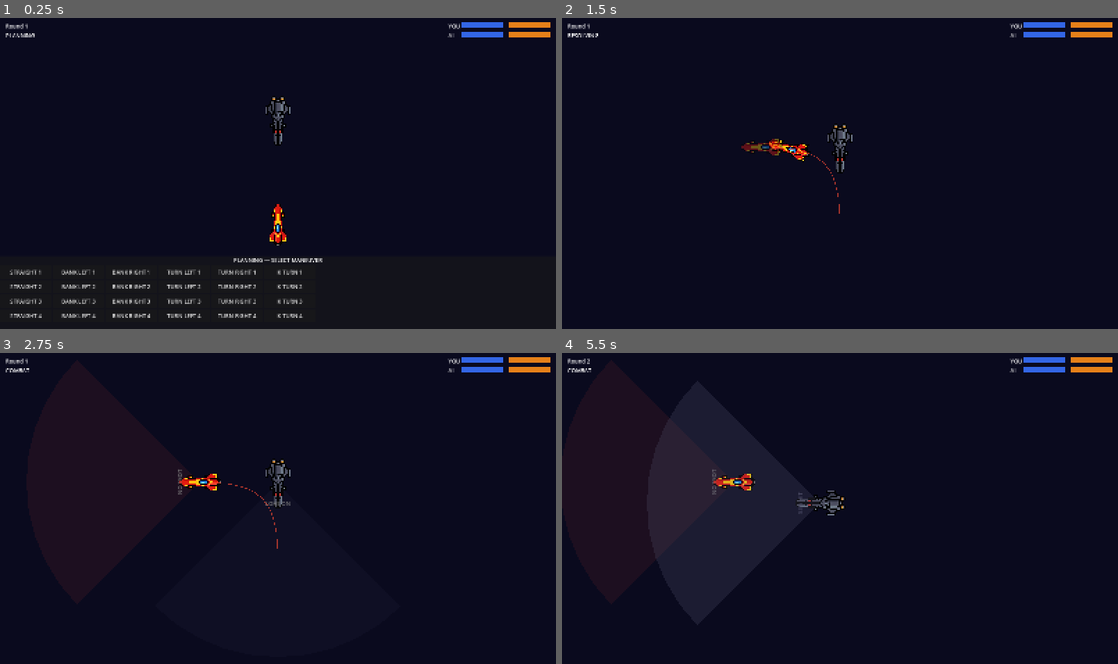
Above: before the commit, frames 1-4 (two rows, left to right).
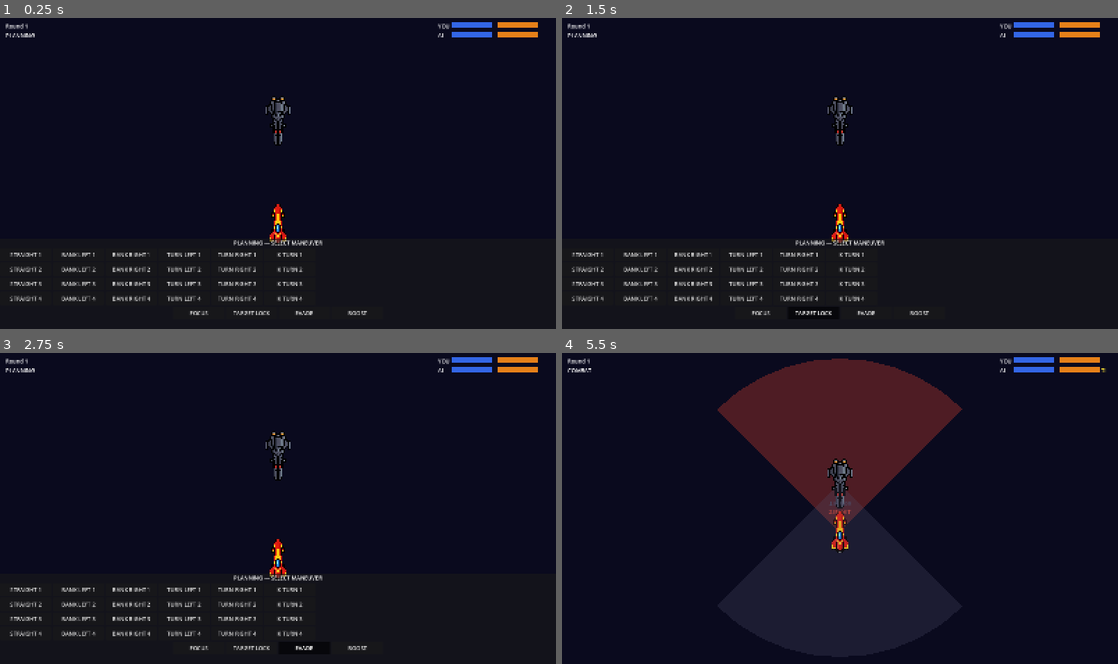
Above: after the commit, the same moments.

Repository: kavemankai/JaggedBuild
Game: Godot game, scene res://scenes/Main.tscn
Same seed, same stepped clock (60 frames per second), same inputs: the game is played once before the commit and once after it.
Inputs (mouse positions are in pixels of both pictures, inside the frame that each line leads up to):
- Up to frame 1 (0.25 s): no input
- Up to frame 2 (1.5 s): click (762, 313) at 0.5 s, where only the run after the commit has a clickable "FOCUS"; click (812, 313) at 1.25 s, where only the run after the commit has a clickable "TARGET LOCK"
- Up to frame 3 (2.75 s): click (305, 648) at 2 s, where only the run after the commit has a clickable "EVADE"
- Up to frame 4 (5.5 s): click (917, 648) at 2.75 s, where only the run after the commit has a clickable "BOOST"; click (589, 589) at 3.5 s, where only the run after the commit has a clickable "STRAIGHT 1"; click (589, 608) at 4.25 s, where only the run before the commit has a clickable "STRAIGHT 1"; move the mouse to (962, 492) at 5.02 s

The runs differ from the first frame. In frame 1, 3.3% of the frame differs, in the area x 1-99%, y 1-97%; in frame 2, 3.7%; in frame 3, 3.8%; in frame 4, 18%, in the area x 4-99%, y 1-67%.

Commit message:
Gate 6: Action system -- Focus, Evade, Target Lock, Boost tokens
- ActionSystem autoload: places tokens and executes Boost in ACTION phase
- Ship: focus_token, evade_token, target_lock, selected_action fields
- RoundManager: ACTION phase between RESOLUTION and COMBAT
- CombatSystem: token modifiers in hit chance (Focus +0.15, Evade -0.15, TL reroll), HIT_CHANCE_MIN/MAX clamp, token cleanup after combat
- SelectionPanel: action button row (FOCUS / TARGET LOCK / EVADE / BOOST), toggle mode
- AIController: select_action heuristic (in-arc -> Target Lock else Focus)
- HUD: ACTION phase label and per-ship token indicators (F / E / TL)

Co-Authored-By: Claude Sonnet 4.6 <noreply@anthropic.com>

Diff:
--- a/project.godot
+++ b/project.godot
@@ -26,6 +26,7 @@
 RoundManager="*res://scripts/RoundManager.gd"
 CollisionHandler="*res://scripts/CollisionHandler.gd"
 CombatSystem="*res://scripts/CombatSystem.gd"
+ActionSystem="*res://scripts/ActionSystem.gd"
 
 [display]
 
--- a/scenes/HUD.tscn
+++ b/scenes/HUD.tscn
@@ -21,7 +21,7 @@
 [node name="HealthBars" type="VBoxContainer" parent="."]
 anchor_left = 1.0
 anchor_right = 1.0
-offset_left = -310.0
+offset_left = -340.0
 offset_top = 16.0
 offset_right = -16.0
 offset_bottom = 106.0
@@ -49,6 +49,11 @@
 value = 3.0
 show_percentage = false
 
+[node name="PlayerTokens" type="Label" parent="HealthBars/PlayerRow"]
+custom_minimum_size = Vector2(32, 0)
+text = ""
+modulate = Color(0.95, 0.85, 0.2, 1.0)
+
 [node name="AIRow" type="HBoxContainer" parent="HealthBars"]
 
 [node name="AITag" type="Label" parent="HealthBars/AIRow"]
@@ -72,6 +77,11 @@
 value = 2.0
 show_percentage = false
 
+[node name="AITokens" type="Label" parent="HealthBars/AIRow"]
+custom_minimum_size = Vector2(32, 0)
+text = ""
+modulate = Color(0.95, 0.85, 0.2, 1.0)
+
 [node name="Result" type="Label" parent="."]
 anchor_left = 0.0
 anchor_right = 1.0
--- a/scenes/SelectionPanel.tscn
+++ b/scenes/SelectionPanel.tscn
@@ -14,7 +14,7 @@
 anchor_top = 1.0
 anchor_right = 1.0
 anchor_bottom = 1.0
-offset_top = -210.0
+offset_top = -260.0
 
 [node name="VBox" type="VBoxContainer" parent="Panel"]
 layout_mode = 2
@@ -28,6 +28,10 @@
 layout_mode = 2
 columns = 6
 
+[node name="ActionRow" type="HBoxContainer" parent="Panel/VBox"]
+layout_mode = 2
+alignment = 1
+
 [node name="Ready" type="Label" parent="Panel/VBox"]
 layout_mode = 2
 text = ""
--- a/scripts/AIController.gd
+++ b/scripts/AIController.gd
@@ -24,6 +24,12 @@
 	return best_maneuver
 
 
+func select_action(ai_ship: Ship, player_ship: Ship) -> String:
+	if ManeuverSystem.is_in_firing_arc(ai_ship, player_ship):
+		return "TARGET_LOCK" if ai_ship.target_lock == null else "FOCUS"
+	return "FOCUS"
+
+
 func _score_state(end_state: Dictionary, player_ship: Ship) -> float:
 	var end_pos: Vector2 = end_state["position"]
 	var end_rot: float = end_state["rotation"]
--- /dev/null
+++ b/scripts/ActionSystem.gd
@@ -0,0 +1,31 @@
+extends Node
+
+
+func execute_actions(ships: Array) -> void:
+	for ship in ships:
+		var s: Ship = ship as Ship
+		if s.is_destroyed:
+			s.selected_action = ""
+			continue
+		match s.selected_action:
+			"FOCUS":
+				s.focus_token = true
+			"EVADE":
+				s.evade_token = true
+			"TARGET_LOCK":
+				for other in ships:
+					var t: Ship = other as Ship
+					if t != s and not t.is_destroyed:
+						s.target_lock = t
+						break
+			"BOOST":
+				await _execute_boost(s)
+		s.selected_action = ""
+
+
+func _execute_boost(ship: Ship) -> void:
+	var boost_m := Maneuver.new()
+	boost_m.bearing = "STRAIGHT"
+	boost_m.speed = 1
+	ship.selected_maneuver = boost_m
+	await ship.execute_maneuver()
--- a/scripts/CombatSystem.gd
+++ b/scripts/CombatSystem.gd
@@ -4,6 +4,11 @@
 const BASE_EVADE_CHANCE: float = 0.375
 const HIT_DAMAGE: int = 1
 const SHOT_ANIM_DURATION: float = 0.15
+const FOCUS_HIT_BONUS: float = 0.15
+const EVADE_TOKEN_REDUCTION: float = 0.15
+const FOCUS_EVADE_BONUS: float = 0.10
+const HIT_CHANCE_MIN: float = 0.05
+const HIT_CHANCE_MAX: float = 0.95
 
 
 func calculate_hit_chance(attacker: Ship, defender: Ship) -> float:
@@ -24,7 +29,19 @@
 
 	var p_hit: float = 1.0 - pow(1.0 - BASE_HIT_CHANCE, float(eff_atk))
 	var p_survive: float = pow(1.0 - BASE_EVADE_CHANCE, float(eff_def))
-	return p_hit * p_survive
+	var final_chance: float = p_hit * p_survive
+
+	if attacker.focus_token:
+		final_chance += FOCUS_HIT_BONUS
+	if attacker.target_lock == defender:
+		# Reroll on miss: 1 - (1-p)^2
+		final_chance = 1.0 - pow(1.0 - final_chance, 2.0)
+	if defender.evade_token:
+		final_chance -= EVADE_TOKEN_REDUCTION
+	if defender.focus_token:
+		final_chance -= FOCUS_EVADE_BONUS
+
+	return clampf(final_chance, HIT_CHANCE_MIN, HIT_CHANCE_MAX)
 
 
 func resolve_shot(hit_chance: float) -> bool:
@@ -54,6 +71,8 @@
 	var b_in_arc := ManeuverSystem.is_in_firing_arc(ship_b, ship_a)
 	var a_chance := calculate_hit_chance(ship_a, ship_b) if a_in_arc else 0.0
 	var b_chance := calculate_hit_chance(ship_b, ship_a) if b_in_arc else 0.0
+	var a_used_lock: bool = a_in_arc and ship_a.target_lock == ship_b
+	var b_used_lock: bool = b_in_arc and ship_b.target_lock == ship_a
 
 	ship_a.show_combat_ui(a_in_arc, a_chance)
 	ship_b.show_combat_ui(b_in_arc, b_chance)
@@ -83,6 +102,20 @@
 
 	await get_tree().create_timer(0.4).timeout
 
+	# Consume per-round tokens; target lock consumed only if spent this combat
+	ship_a.focus_token = false
+	ship_b.focus_token = false
+	ship_a.evade_token = false
+	ship_b.evade_token = false
+	if a_used_lock:
+		ship_a.target_lock = null
+	if b_used_lock:
+		ship_b.target_lock = null
+	if ship_a.target_lock != null and ship_a.target_lock.is_destroyed:
+		ship_a.target_lock = null
+	if ship_b.target_lock != null and ship_b.target_lock.is_destroyed:
+		ship_b.target_lock = null
+
 
 func _draw_shot(from: Vector2, to: Vector2, color: Color, is_hit: bool) -> void:
 	var line := Line2D.new()
--- a/scripts/HUD.gd
+++ b/scripts/HUD.gd
@@ -4,8 +4,10 @@
 @onready var _phase_label: Label = $Info/Phase
 @onready var _p_shields: ProgressBar = $HealthBars/PlayerRow/PlayerShields
 @onready var _p_hull: ProgressBar = $HealthBars/PlayerRow/PlayerHull
+@onready var _p_tokens: Label = $HealthBars/PlayerRow/PlayerTokens
 @onready var _ai_shields: ProgressBar = $HealthBars/AIRow/AIShields
 @onready var _ai_hull: ProgressBar = $HealthBars/AIRow/AIHull
+@onready var _ai_tokens: Label = $HealthBars/AIRow/AITokens
 @onready var _result: Label = $Result
 
 var _player_ship: Ship = null
@@ -25,6 +27,8 @@
 		_phase_label.text = "PLANNING")
 	RoundManager.resolution_phase_started.connect(func():
 		_phase_label.text = "RESOLVING")
+	RoundManager.action_phase_started.connect(func():
+		_phase_label.text = "ACTIONS")
 	RoundManager.combat_phase_started.connect(func():
 		_phase_label.text = "COMBAT")
 	RoundManager.evaluation_phase_started.connect(func():
@@ -49,6 +53,9 @@
 	_ai_shields.value = _ai_ship.shields
 	_ai_hull.value = _ai_ship.hull
 
+	_p_tokens.text = _token_text(_player_ship)
+	_ai_tokens.text = _token_text(_ai_ship)
+
 	var p_low := _player_ship.hull <= _p_hull.max_value * 0.5
 	if p_low != _p_hull_low:
 		_p_hull_low = p_low
@@ -66,6 +73,17 @@
 	_result.visible = true
 
 
+func _token_text(ship: Ship) -> String:
+	var parts: Array = []
+	if ship.focus_token:
+		parts.append("F")
+	if ship.evade_token:
+		parts.append("E")
+	if ship.target_lock != null:
+		parts.append("TL")
+	return " ".join(parts)
+
+
 func _style_bar(bar: ProgressBar, color: Color) -> void:
 	var fill := StyleBoxFlat.new()
 	fill.bg_color = color
--- a/scripts/Main.gd
+++ b/scripts/Main.gd
@@ -30,6 +30,7 @@
 	selection_panel.visible = true
 	selection_panel.reset()
 	ai_ship.selected_maneuver = ai_controller.select_maneuver(ai_ship, player_ship)
+	ai_ship.selected_action = ai_controller.select_action(ai_ship, player_ship)
 
 
 func _on_resolution_started() -> void:
--- a/scripts/RoundManager.gd
+++ b/scripts/RoundManager.gd
@@ -1,9 +1,10 @@
 extends Node
 
-enum Phase { PLANNING, RESOLUTION, COMBAT, EVALUATION }
+enum Phase { PLANNING, RESOLUTION, ACTION, COMBAT, EVALUATION }
 
 signal planning_phase_started
 signal resolution_phase_started
+signal action_phase_started
 signal combat_phase_started
 signal evaluation_phase_started
 signal game_ended(message: String, color: Color)
@@ -40,6 +41,13 @@
 			if CollisionHandler.ships_overlap(ship, other):
 				CollisionHandler.resolve_bump(ship, other)
 
+	_run_actions()
+
+
+func _run_actions() -> void:
+	current_phase = Phase.ACTION
+	action_phase_started.emit()
+	await ActionSystem.execute_actions(ships)
 	_run_combat()
 
 
--- a/scripts/SelectionPanel.gd
+++ b/scripts/SelectionPanel.gd
@@ -4,6 +4,7 @@
 
 @onready var grid: GridContainer = $Panel/VBox/Grid
 @onready var ready_label: Label = $Panel/VBox/Ready
+@onready var _action_row: HBoxContainer = $Panel/VBox/ActionRow
 
 var ship: Ship = null
 var ghost_ship: Node2D = null
@@ -15,13 +16,13 @@
 	ghost_ship = ghost_node
 	grid.columns = ship.bearing_options.size()
 	_populate_grid()
+	_populate_actions()
 
 
 func _populate_grid() -> void:
 	for child in grid.get_children():
 		child.queue_free()
 
-	# Columns = bearings, rows = speeds — each column shows one maneuver type
 	for spd: int in ship.speed_options:
 		for bearing: String in ship.bearing_options:
 			var btn := Button.new()
@@ -35,6 +36,23 @@
 			btn.mouse_entered.connect(_on_hover.bind(m))
 			btn.pressed.connect(_on_select.bind(m))
 			grid.add_child(btn)
+
+
+func _populate_actions() -> void:
+	for child in _action_row.get_children():
+		child.queue_free()
+
+	var actions := [["FOCUS", "FOCUS"], ["TARGET LOCK", "TARGET_LOCK"], ["EVADE", "EVADE"], ["BOOST", "BOOST"]]
+	for entry in actions:
+		var label: String = entry[0]
+		var key: String = entry[1]
+		var btn := Button.new()
+		btn.text = label
+		btn.custom_minimum_size = Vector2(148, 38)
+		btn.toggle_mode = true
+		btn.set_meta("action_key", key)
+		btn.toggled.connect(_on_action_toggled.bind(key))
+		_action_row.add_child(btn)
 
 
 func _on_hover(maneuver: Maneuver) -> void:
@@ -54,8 +72,23 @@
 	maneuver_confirmed.emit(maneuver)
 
 
+func _on_action_toggled(button_pressed: bool, action: String) -> void:
+	if confirmed:
+		return
+	if button_pressed:
+		ship.selected_action = action
+		for btn in _action_row.get_children():
+			if btn is Button and btn.get_meta("action_key", "") != action:
+				btn.button_pressed = false
+	else:
+		ship.selected_action = ""
+
+
 func _lock_buttons() -> void:
 	for child in grid.get_children():
+		if child is Button:
+			child.disabled = true
+	for child in _action_row.get_children():
 		if child is Button:
 			child.disabled = true
 
@@ -64,6 +97,12 @@
 	confirmed = false
 	ready_label.text = ""
 	ghost_ship.clear_preview()
+	if ship != null:
+		ship.selected_action = ""
 	for child in grid.get_children():
 		if child is Button:
 			child.disabled = false
+	for child in _action_row.get_children():
+		if child is Button:
+			child.disabled = false
+			child.button_pressed = false
--- a/scripts/Ship.gd
+++ b/scripts/Ship.gd
@@ -18,6 +18,10 @@
 var selected_maneuver: Maneuver = null
 var is_destroyed: bool = false
 var was_bumped: bool = false
+var focus_token: bool = false
+var evade_token: bool = false
+var target_lock: Ship = null
+var selected_action: String = ""
 var _arc_pts: Array = []
 
 @onready var _body: Sprite2D = $Body
